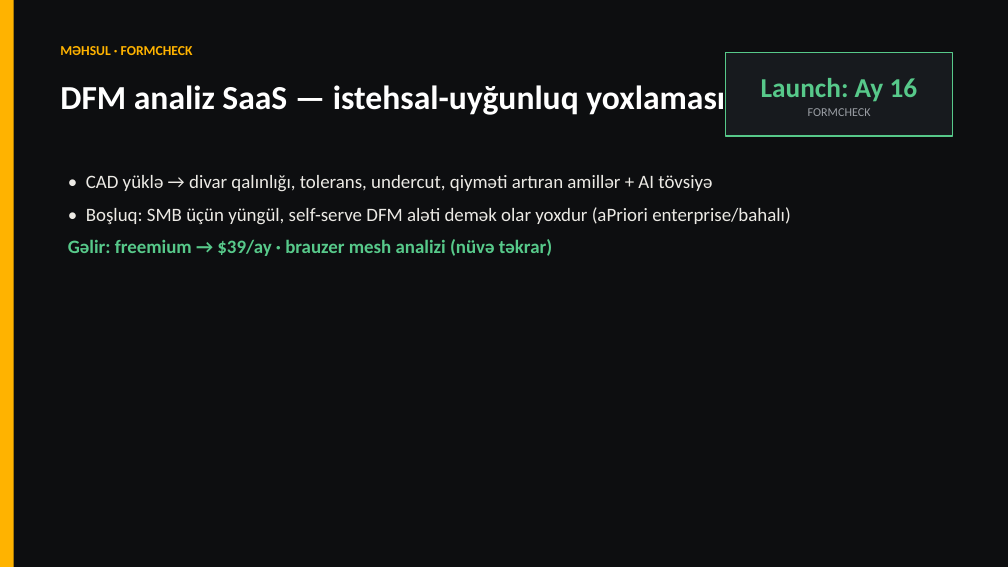
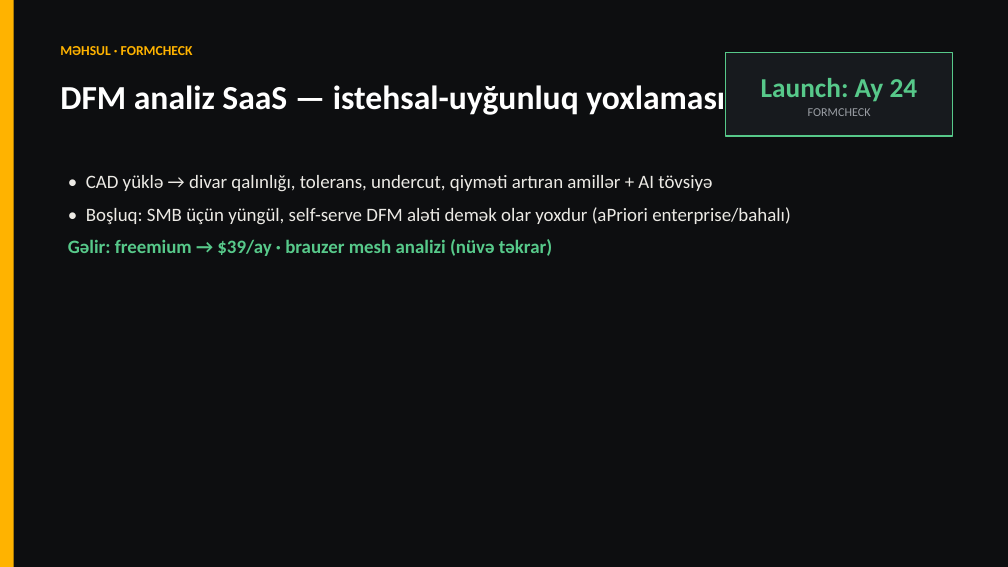
Before and after one commit to amilabbasov02/cnc-and-3d, a slide deck: slide 8 of KAYZEN-Portfel-Pitch-v2.pptx. Drawn at 1008x567 pixels with LibreOffice and Linux fonts; fonts in the diff are those of the drawing. Boxes give left, top, right and bottom in pixels: in the first picture for what was removed or moved away, otherwise in the second. Text is boxed around its words. In the diff, an @@ line names an element or a change of style, - is before the commit and + after.

```diff
--- a/KAYZEN-Portfel-Pitch-v2.pptx
+++ b/KAYZEN-Portfel-Pitch-v2.pptx
@@ text in rectangle at bbox=[761, 78, 918, 102]: text changed @@
-Launch: Ay 16
+Launch: Ay 24
```
Also in this commit, not shown: 11 other slides changed, 18 other files.
